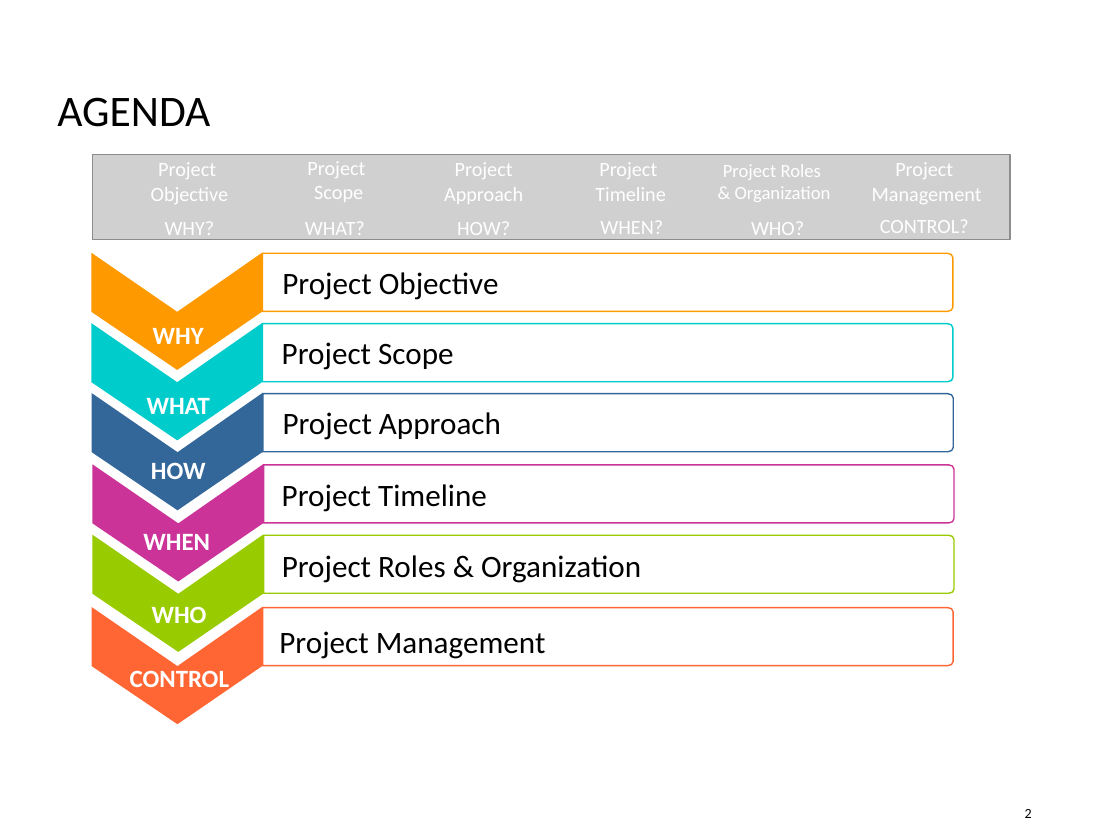
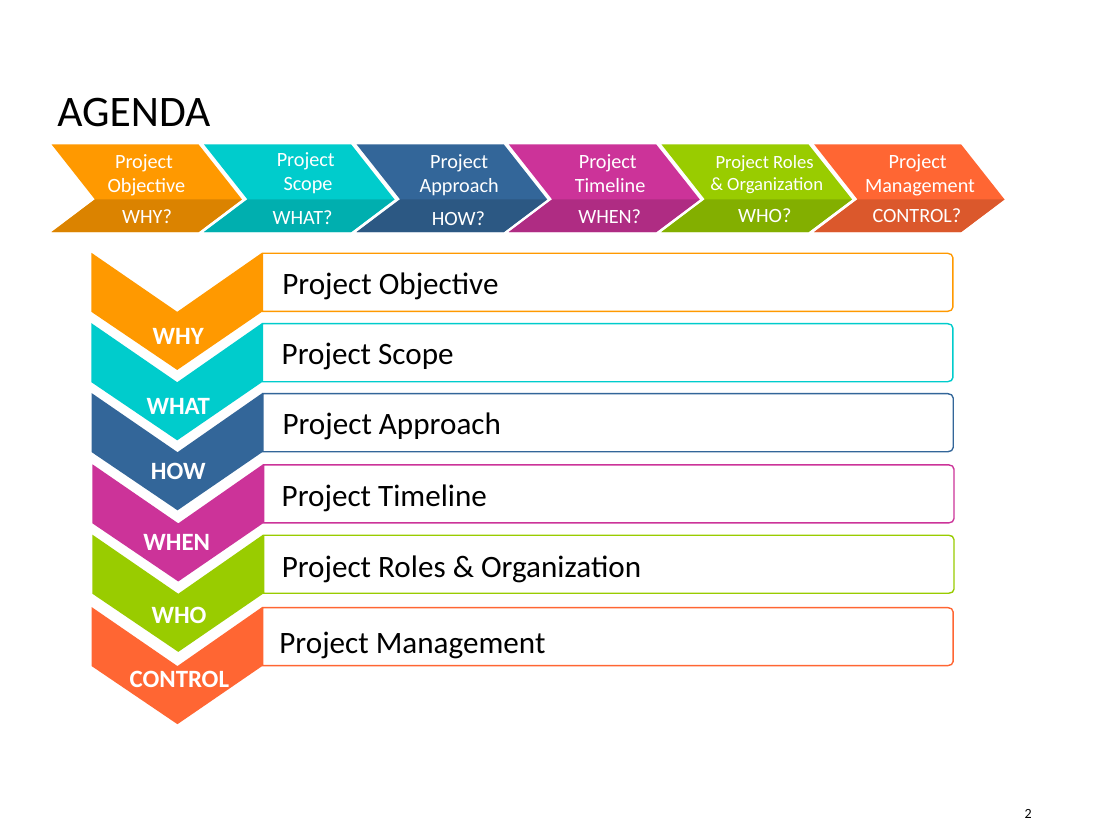
Before and after one commit to siddharthsacro/acrowork, a slide deck: slide 2 of 25-08-2018/KickOff_Meeting_WIPSlides-20180924-12.pptx. Drawn at 1120x840 pixels with LibreOffice and Linux fonts; fonts in the diff are those of the drawing; grey boxes stand for pictures; background and template pictures are left out. Boxes give left, top, right and bottom in pixels: in the first picture for what was removed or moved away, otherwise in the second. Text is boxed around its words. In the diff, an @@ line names an element or a change of style, - is before the commit and + after.

```diff
--- a/25-08-2018/KickOff_Meeting_WIPSlides-20180924-12.pptx
+++ b/25-08-2018/KickOff_Meeting_WIPSlides-20180924-12.pptx
@@ text "Project" moved from (x1=151, y1=163, x2=228, y2=204) to (x1=108, y1=154, x2=185, y2=196) @@
@@ text "Project" moved from (x1=307, y1=161, x2=365, y2=202) to (x1=277, y1=152, x2=335, y2=194) @@
@@ text "Project" moved from (x1=444, y1=163, x2=523, y2=204) to (x1=420, y1=154, x2=499, y2=196) @@
@@ text "Project" moved from (x1=595, y1=162, x2=666, y2=201) to (x1=575, y1=154, x2=646, y2=192) @@
@@ text "Project Roles" moved from (x1=723, y1=164, x2=831, y2=202) to (x1=716, y1=155, x2=823, y2=193) @@
@@ text "Project" moved from (x1=872, y1=162, x2=982, y2=204) to (x1=865, y1=154, x2=975, y2=196) @@
@@ picture removed at (x1=92, y1=155, x2=1010, y2=241) @@
@@ text "WHY?" rewrapped from (x1=165, y1=222, x2=215, y2=241) to (x1=122, y1=209, x2=172, y2=223) @@
@@ text "WHAT?" rewrapped from (x1=305, y1=222, x2=365, y2=241) to (x1=273, y1=210, x2=333, y2=224) @@
@@ text "HOW?" rewrapped from (x1=457, y1=222, x2=510, y2=241) to (x1=432, y1=211, x2=485, y2=225) @@
@@ text "WHEN?" rewrapped from (x1=600, y1=221, x2=663, y2=241) to (x1=578, y1=209, x2=641, y2=223) @@
@@ text "WHO?" rewrapped from (x1=751, y1=222, x2=804, y2=241) to (x1=738, y1=208, x2=791, y2=222) @@
@@ group added at (x1=52, y1=144, x2=1005, y2=232): 12 freeform shapes @@
@@ text "CONTROL?" rewrapped from (x1=880, y1=220, x2=969, y2=240) to (x1=873, y1=208, x2=962, y2=222) @@
```
Also in this commit, not shown: 1 other slide changed, 13 slides added, 12 other files.
